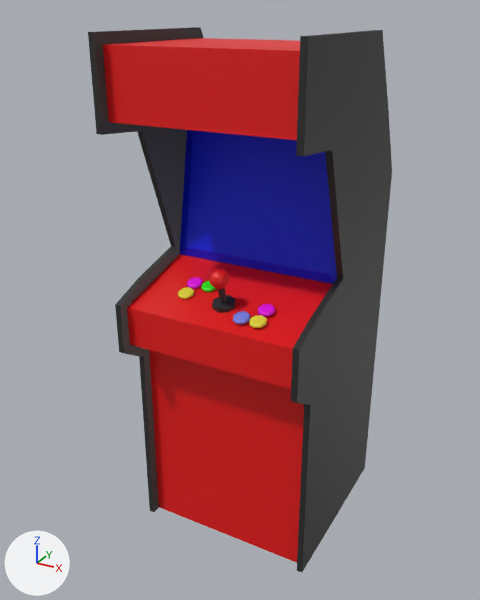
One commit to the FBX model Assets/Models/Mini Games/Arcade Machine.fbx: the scene before it, then after it.
Before and after are seen from a camera (50 mm lens) standing at (2.18, -4.31, 4.03) and looking at (-0.12, -0.14, 1.94). Every picture has the same lights, and +X, +Y and +Z are marked at lower left. Where no turn or scale is listed for an object, it has been applied to the vertices. Vertices at the same position are counted once.

Names of what the first picture shows: 'Arcade Machine', 'Arcade Machine.001'.
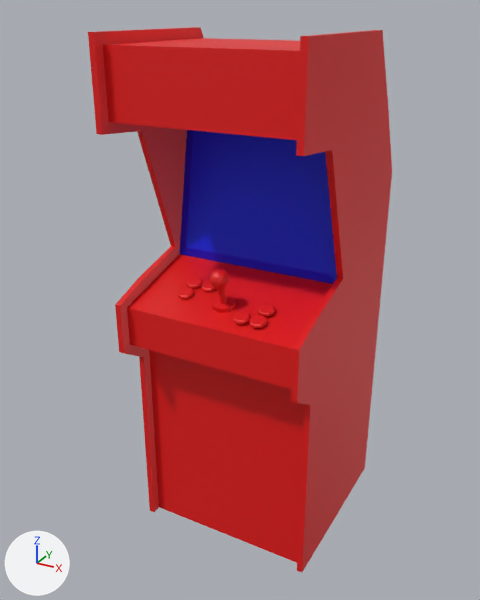
The change, as a diff of the scene's bpy script:
```diff
--- a/Assets/Models/Mini Games/Arcade Machine.fbx.py
+++ b/Assets/Models/Mini Games/Arcade Machine.fbx.py
@@ me_cube_009 @@
 me_cube_009.from_pydata(...)  # 356 vertices, 322 faces; spans x -0.73..0.73, y -0.95..0.79, z -0.6..3.28
 # used by ob_arcade_machine; location = (0.0, 0.009, 0.611)
+# me_cube_009 part 2: all 122 faces that had it switch from mat_outer_and_joystick (black #2a2a2a) to mat_body (red #e70f0f)
+# me_cube_009 part 3: all 26 faces that had it switch from mat_b1 (green #2fe700) to mat_body (red #e70f0f)
+# me_cube_009 part 4: all 52 faces that had it switch from mat_b2 (pink #e700e4) to mat_body (red #e70f0f)
+# me_cube_009 part 5: all 52 faces that had it switch from mat_b3 (yellow #e7d836) to mat_body (red #e70f0f)
+# me_cube_009 part 6: all 26 faces that had it switch from mat_b4 (blue #7b83e7) to mat_body (red #e70f0f)
 me_cube_009.materials.append(mat_screen)
@@ me_cube_010 @@
 me_cube_010.from_pydata(...)  # 86 vertices, 124 faces; spans x -0.085..0.085, y -0.726..-0.503, z 1.432..1.777
 # used by ob_arcade_machine_001; location = (0.0, 0.009, 0.611)
+# me_cube_010 part 1: all 28 faces that had it switch from mat_outer_and_joystick (black #2a2a2a) to mat_body (red #e70f0f)
```

Location of each change, [x1, y1, x2, y2] in pixels of the pictures (480 x 600 px):
part 1 of me_cube_010, recoloured: [212, 287, 236, 313] in both
part 2 of me_cube_009, recoloured (black to red): [88, 27, 392, 572] in both
part 3 of me_cube_009, recoloured: [201, 281, 216, 292] in both
part 4 of me_cube_009, recoloured (pink to red): [187, 277, 275, 316] in both
part 5 of me_cube_009, recoloured (yellow to red): [178, 287, 267, 328] in both
part 6 of me_cube_009, recoloured (blue to red): [233, 311, 250, 324] in both
